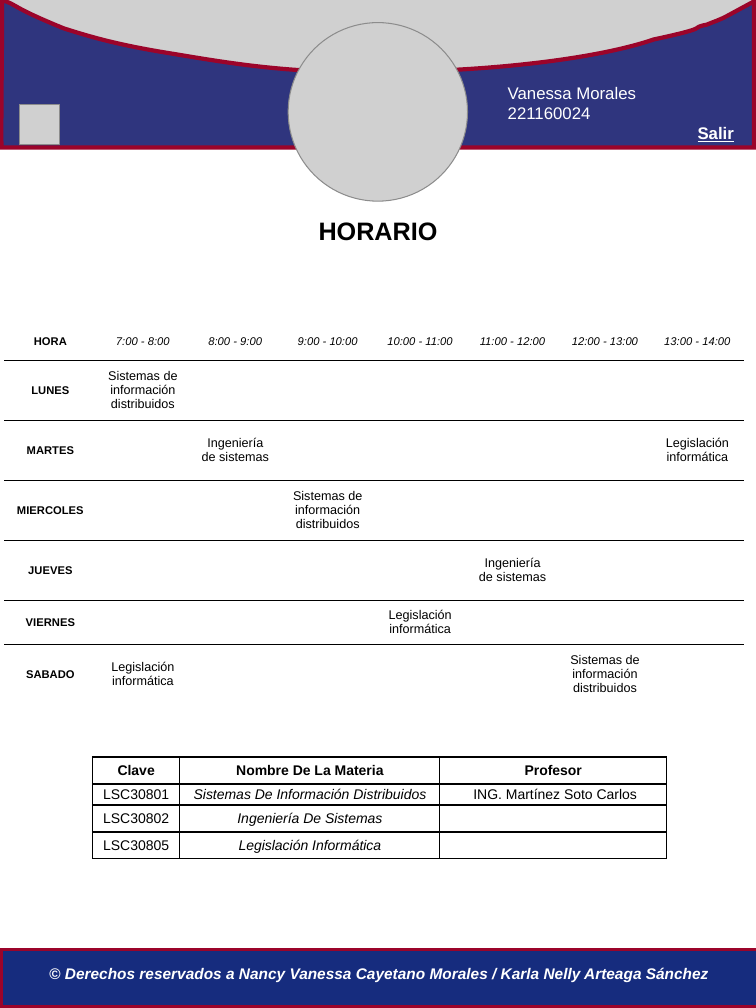
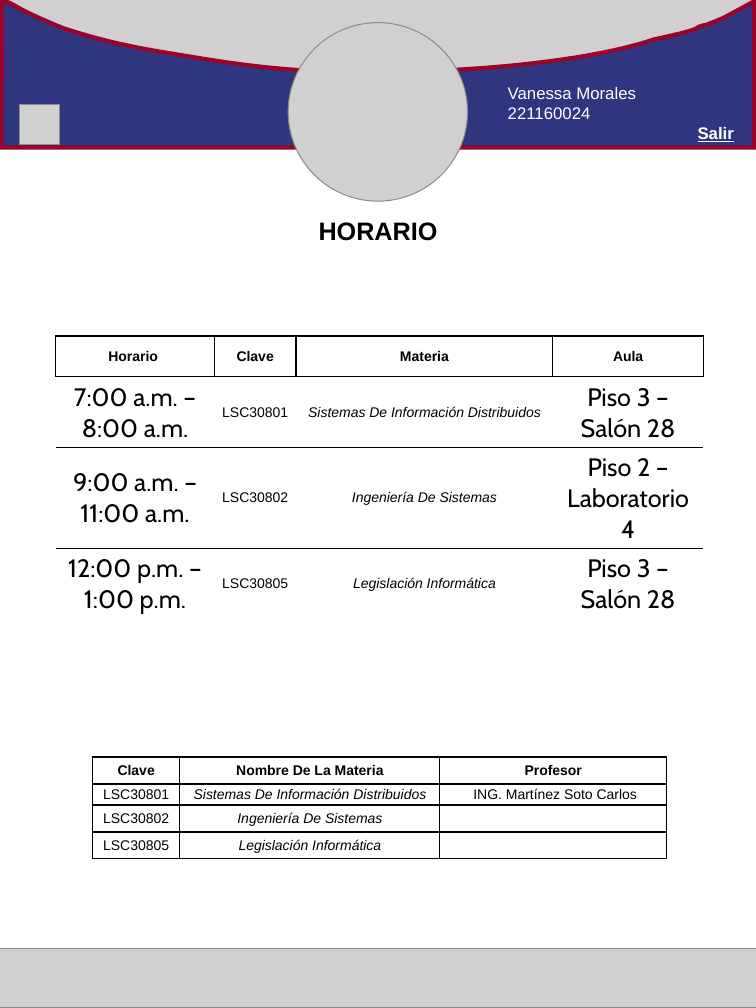
Before and after one commit to IngMiranda/TecnologiasWeb_9, a slide deck: slide 4 of Propuesta-páginas-alumno.pptx (slide 3 before the commit). Drawn at 756x1008 pixels with LibreOffice and Linux fonts; fonts in the diff are those of the drawing; grey boxes stand for pictures. Boxes give left, top, right and bottom in pixels: in the first picture for what was removed or moved away, otherwise in the second. Text is boxed around its words. In the diff, an @@ line names an element or a change of style, - is before the commit and + after.

```diff
--- a/Propuesta-páginas-alumno.pptx
+++ b/Propuesta-páginas-alumno.pptx
@@ table removed at (x1=4, y1=324, x2=746, y2=705), 7 rows, 8 columns @@
-HORA | 7:00 - 8:00 | 8:00 - 9:00 | 9:00 - 10:00 | 10:00 - 11:00 | 11:00 - 12:00 | 12:00 - 13:00 | 13:00 - 14:00
-LUNES | Sistemas de información distribuidos |  |  |  |  |  | 
-MARTES |  | Ingeniería de sistemas |  |  |  |  | Legislación informática
-MIERCOLES |  |  | Sistemas de información distribuidos |  |  |  | 
-JUEVES |  |  |  |  | Ingeniería de sistemas |  | 
-VIERNES |  |  |  | Legislación informática |  |  | 
-SABADO | Legislación informática |  |  |  |  | Sistemas de información distribuidos | 
@@ table added at (x1=55, y1=336, x2=703, y2=618), 4 rows, 4 columns @@
+Horario | Clave | Materia | Aula
+7:00 a.m. – 8:00 a.m. | LSC30801 | Sistemas De Información Distribuidos | Piso 3 – Salón 28
+9:00 a.m. – 11:00 a.m. | LSC30802 | Ingeniería De Sistemas | Piso 2 – Laboratorio 4
+12:00 p.m. – 1:00 p.m. | LSC30805 | Legislación Informática | Piso 3 – Salón 28
@@ picture added at (x1=0, y1=949, x2=756, y2=1008) @@
@@ rectangle removed at (x1=1, y1=950, x2=756, y2=1007) @@
@@ text removed at (x1=65, y1=967, x2=709, y2=982) @@
-© Derechos reservados a Nancy Vanessa Cayetano Morales / Karla Nelly Arteaga Sánchez
```
Also in this commit, not shown: 6 other slides changed, 5 slides added.
